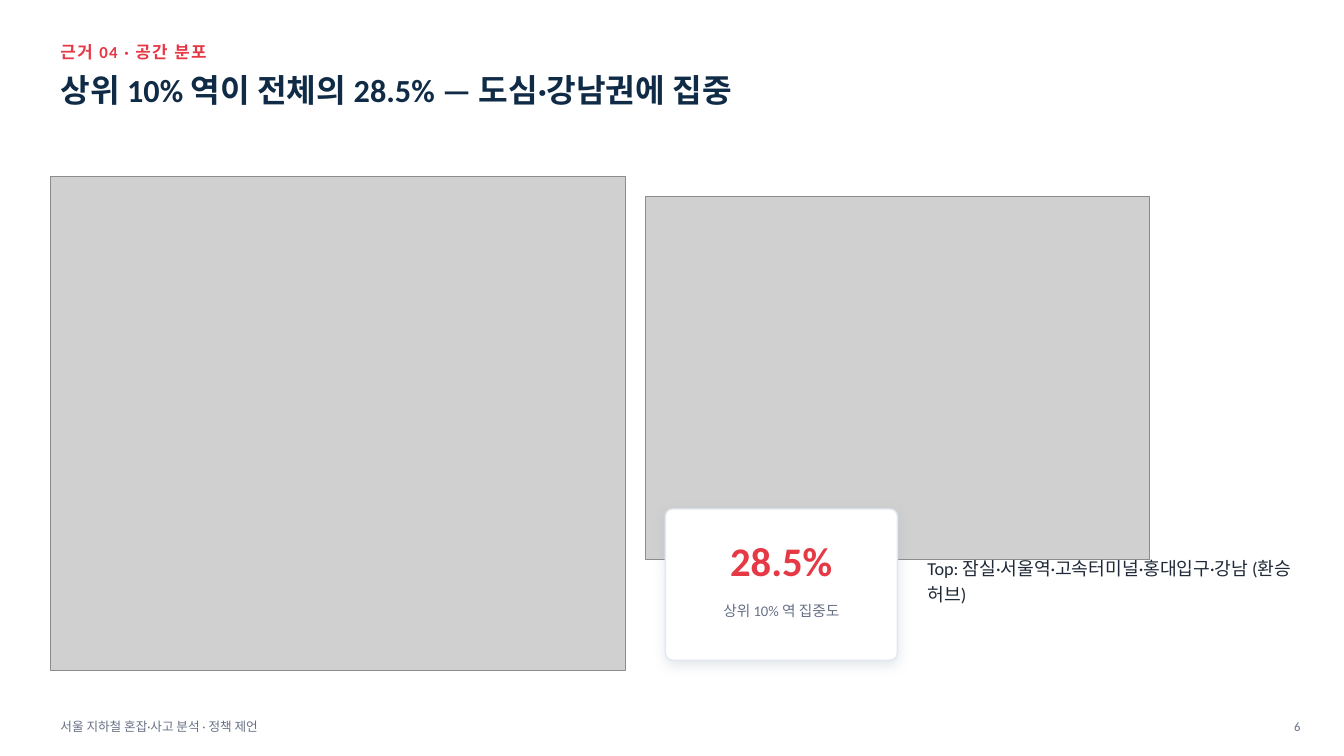
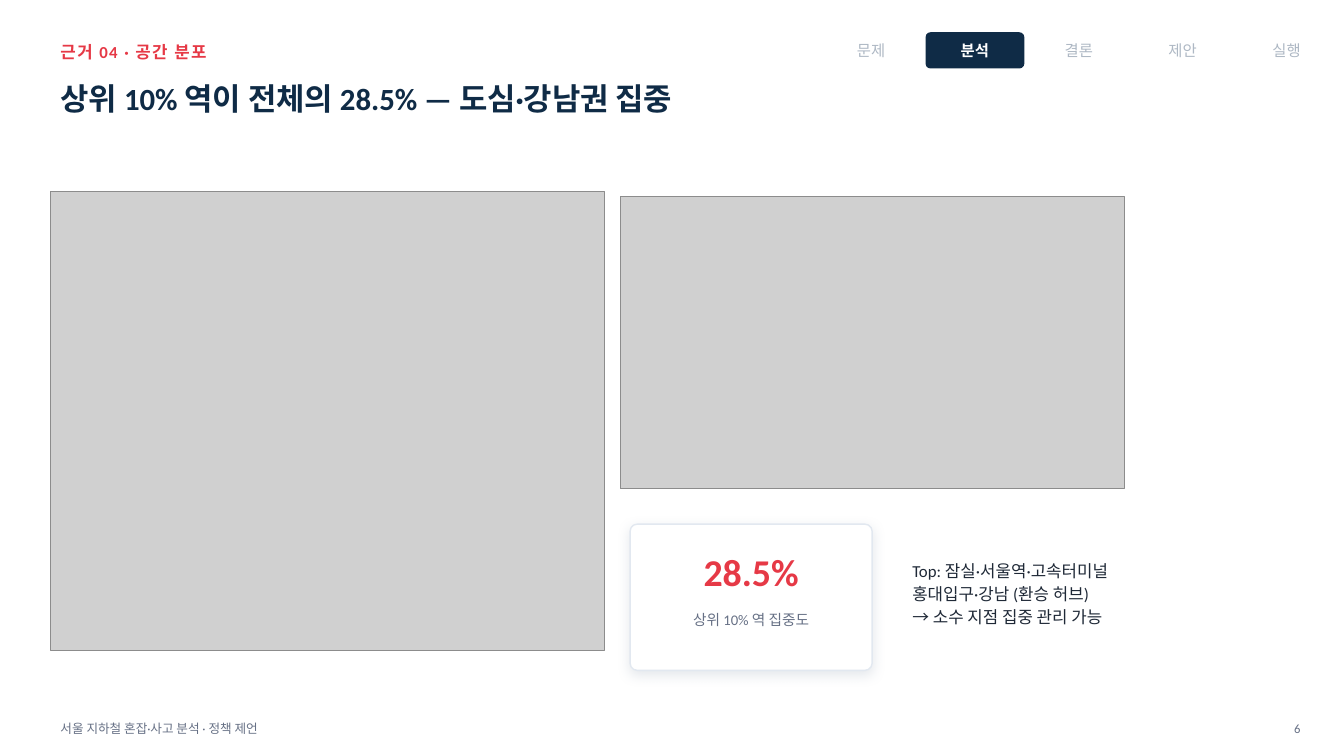
Before and after one commit to yuneunmi814-cmyk/data-analysis-mini-project, a slide deck: slide 7 of 발표장표_지하철혼잡.pptx (slide 6 before the commit). Drawn at 1344x756 pixels with LibreOffice and Linux fonts; fonts in the diff are those of the drawing; grey boxes stand for pictures. Boxes give left, top, right and bottom in pixels: in the first picture for what was removed or moved away, otherwise in the second. Text is boxed around its words. In the diff, an @@ line names an element or a change of style, - is before the commit and + after.

```diff
--- a/발표장표_지하철혼잡.pptx
+++ b/발표장표_지하철혼잡.pptx
@@ text added at box(857, 44, 885, 57), 11 pt, text #AEB8C4 @@
+문제
@@ rounded rectangle added at box(926, 32, 1024, 69), fill #0F2B46 @@
@@ text added at box(961, 43, 989, 58), 11 pt, text #FFFFFF, bold @@
+분석
@@ text added at box(1065, 43, 1093, 57), 11 pt, text #AEB8C4 @@
+결론
@@ text added at box(1168, 43, 1196, 57), 11 pt, text #AEB8C4 @@
+제안
@@ text added at box(1272, 43, 1300, 57), 11 pt, text #AEB8C4 @@
+실행
@@ text at box(60, 84, 673, 113): text changed; size 23 to 22 pt @@
-상위 10% 역이 전체의 28.5% — 도심·강남권에 집중
+상위 10% 역이 전체의 28.5% — 도심·강남권 집중
@@ picture: place and size @@
-picture at box(50, 176, 625, 670)
+picture at box(50, 192, 605, 650)
@@ picture: place and size @@
-picture at box(645, 197, 1149, 560)
+picture at box(620, 197, 1124, 489)
@@ text "28.5%": place and size @@
-text "28.5%" at box(730, 548, 832, 577)
+text "28.5%" at box(704, 560, 799, 587)
@@ text "28.5%" at box(704, 560, 799, 587): size 29 to 27 pt @@
@@ rounded rectangle: place and size @@
-rounded rectangle at box(665, 509, 897, 660)
+rounded rectangle at box(630, 524, 872, 670)
@@ rounded rectangle at box(630, 524, 872, 670): shadow changed; proportions changed @@
@@ text at box(912, 563, 1108, 625): text changed; size 13 to 12 pt @@
-Top: 잠실·서울역·고속터미널·홍대입구·강남 (환승 허브)
+Top: 잠실·서울역·고속터미널
+홍대입구·강남 (환승 허브)
+→ 소수 지점 집중 관리 가능
@@ text "상위 10% 역 집중도": place and size @@
-text "상위 10% 역 집중도" at box(723, 604, 839, 617)
+text "상위 10% 역 집중도" at box(693, 613, 809, 626)
```
Also in this commit, not shown: 10 other slides changed, 4 slides added, 1 other file.
